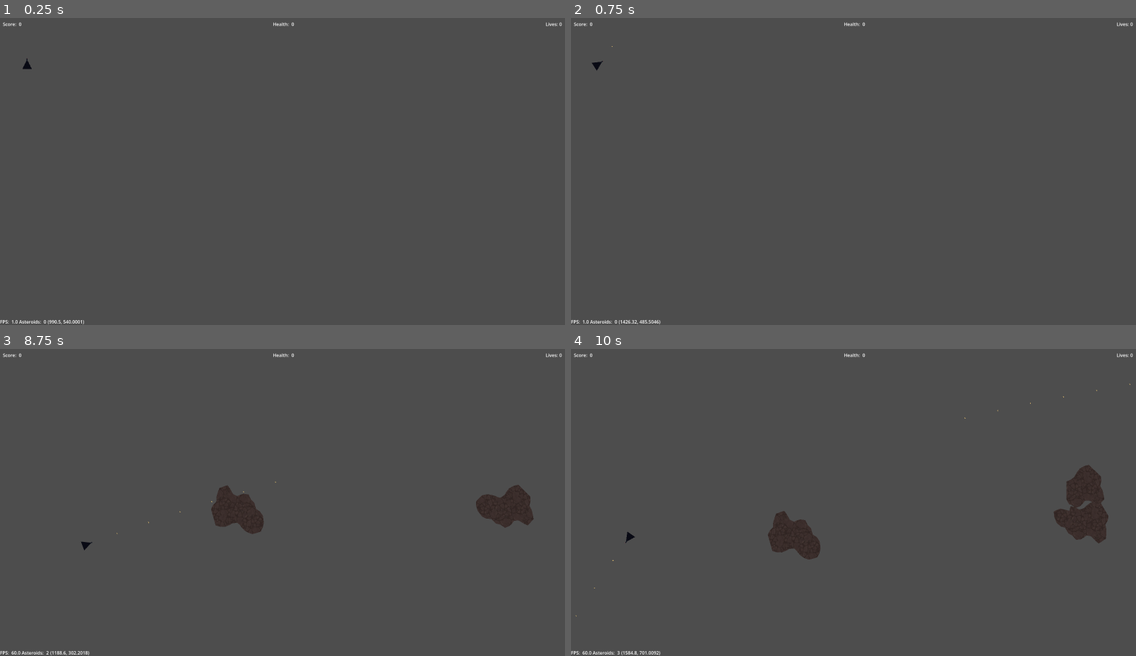
Above: before the commit, frames 1-4 (two rows, left to right).
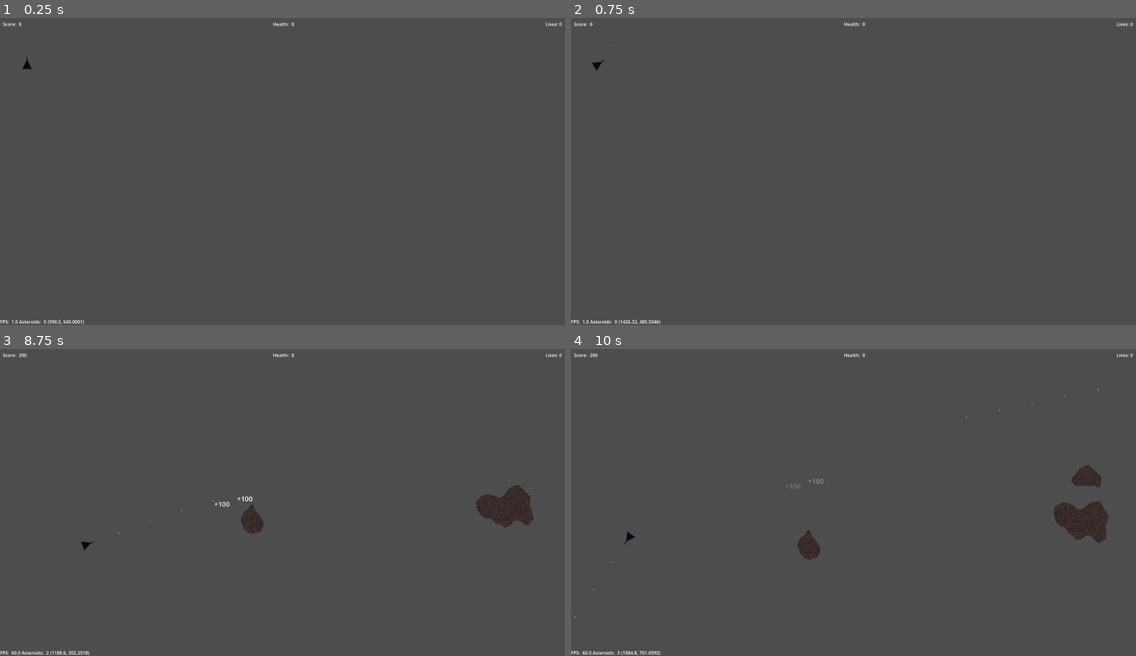
Above: after the commit, the same moments.

Repository: lynch16/Asteroids2D
Game: Godot game, scene res://main.tscn
Same seed, same stepped clock (60 frames per second), same inputs: the game is played once before the commit and once after it.
Inputs (mouse positions are in pixels of both pictures, inside the frame that each line leads up to):
- Up to frame 1 (0.25 s): no input
- Up to frame 2 (0.75 s): tap Enter at 0.5 s; move the mouse to (977, 156) at 0.52 s; hold D (yaw_right) from 0.53 s (still down); hold Space (fire_weapon) from 0.53 s (still down)
- Up to frame 3 (8.75 s): move the mouse to (169, 517) at 1.27 s; release D (yaw_right) at 1.28 s; release Space (fire_weapon) at 1.28 s; hold S (brake) 1.28-2.03 s; click (169, 517) at 1.35 s; tap Enter at 2 s; move the mouse to (339, 434) at 2.02 s; hold D (yaw_right) 2.03-2.78 s; hold Space (fire_weapon) 2.03-2.78 s; move the mouse to (254, 563) at 2.77 s; hold W (thrust) 2.78-3.53 s; click (254, 563) at 2.85 s; move the mouse to (452, 548) at 3.52 s; hold Space (fire_weapon) 3.53-4.28 s; hold A (yaw_left) 3.53-5.03 s; move the mouse to (113, 456) at 4.27 s; click (113, 456) at 4.35 s; move the mouse to (310, 502) at 5.02 s; hold S (brake) 5.03-5.78 s; hold Space (fire_weapon) 5.03-5.78 s; move the mouse to (197, 425) at 5.77 s; hold D (yaw_right) 5.78-6.53 s; click (197, 425) at 5.85 s; move the mouse to (406, 487) at 6.52 s; hold W (thrust) 6.53-7.28 s; hold Space (fire_weapon) 6.53-7.28 s; move the mouse to (169, 517) at 7.27 s; hold D (yaw_right) 7.28-8.03 s; click (169, 517) at 7.35 s; move the mouse to (339, 434) at 8.02 s; hold S (brake) from 8.03 s (still down); hold Space (fire_weapon) from 8.03 s (still down)
- Up to frame 4 (10 s): move the mouse to (825, 563) at 8.77 s; release S (brake) at 8.78 s; release Space (fire_weapon) at 8.78 s; hold A (yaw_left) 8.78-9.53 s; click (825, 563) at 8.85 s; move the mouse to (1023, 548) at 9.52 s; hold W (thrust) from 9.53 s (still down); hold Space (fire_weapon) from 9.53 s (still down)

The runs differ from the first frame. In frame 1, less than 0.1% of the frame differs, in the area x 4-5%, y 12-14%; in frame 2, less than 0.1%; in frame 3, 0.7%; in frame 4, 1.1%, in the area x 0-99%, y 1-88%.
Error before the commit: Parse Error: Identifier "last_position" not declared in the current scope. (res://Models/EntityModules/Damage/Hit/mesh_deform_hitbox_2d.gd:41)

Commit message:
Convert mesh deformation to a damage result

Diff:
--- a/Models/Asteroid/AsteroidManager.gd
+++ b/Models/Asteroid/AsteroidManager.gd
@@ -14,7 +14,6 @@
 	var folder_parts := script_path.split("/");
 	folder_parts.remove_at(folder_parts.size() - 1);
 	var folder_path := "/".join(folder_parts);
-	print("folder_path: ", folder_path);
 	var asteroid_mesh_dir := DirAccess.open(folder_path + "/AsteroidMesh");
 	assert(asteroid_mesh_dir != null);
 
--- a/Models/Asteroid/asteroid.gd
+++ b/Models/Asteroid/asteroid.gd
@@ -14,6 +14,7 @@
 	var damage_results := [
 		invincible_damage_result,
 		ScoreDamageResult.new(),
+		MeshDeformDamageResult.new(),
 		ParticlesDamageResult.new(),
 		ApplyDamageResult.new(),
 	];
@@ -66,3 +67,10 @@
 func _destroy() -> void:
 	call_deferred("queue_free");
 	# TODO: Destroy animation
+
+func deform_mesh(collision_point: Vector2, collision_angle: float, collision_deformation_shapes: Array[MeshDeformationShape]) -> void:
+	hurtbox.deformable_mesh_2d.deform_group(
+		collision_point,
+		collision_angle,
+		collision_deformation_shapes
+	);
--- a/Models/Asteroid/asteroid.tscn
+++ b/Models/Asteroid/asteroid.tscn
@@ -7,10 +7,6 @@
 [ext_resource type="Resource" uid="uid://b7e8v7dqyxo0j" path="res://Models/Asteroid/AsteroidMesh/peanut_collision_mesh_group.tres" id="3_tsxo3"]
 [ext_resource type="Script" uid="uid://cygds17dquvpr" path="res://TileMap/MarchingSquares/GameObjects/MeshDeformationShapes/mesh_deformation_shape.gd" id="4_gw6yr"]
 [ext_resource type="Script" uid="uid://deqvt75qdcfcl" path="res://TileMap/MarchingSquares/GameObjects/MeshDeformationShapes/slice_mesh_deformation_shape.gd" id="5_rr1y8"]
-[ext_resource type="Script" uid="uid://l6occnfuxuon" path="res://Models/EntityModules/Damage/Hurt/DamageResults/invincible_frames_damage_result.gd" id="8_tsxo3"]
-[ext_resource type="Script" uid="uid://dhchi74lu51yr" path="res://Models/EntityModules/Damage/Hurt/DamageResults/apply_damage_result.gd" id="9_h8hu4"]
-[ext_resource type="Script" uid="uid://yp8x320gf3ox" path="res://Models/EntityModules/Damage/Hurt/DamageResults/score_damage_result.gd" id="10_h8hu4"]
-[ext_resource type="Script" uid="uid://wuycf5ewttof" path="res://Models/Asteroid/particles_damage_result.gd" id="11_jywkw"]
 [ext_resource type="Material" uid="uid://clbg8ojd63j4i" path="res://Models/Asteroid/asteroid_particle_process_material.tres" id="11_qdhb0"]
 [ext_resource type="Script" uid="uid://cus0x6vu8yvl2" path="res://Models/Asteroid/asteroid_damage_particles.gd" id="12_jywkw"]
 
@@ -20,6 +16,7 @@
 
 [sub_resource type="Resource" id="Resource_ssro7"]
 script = ExtResource("5_rr1y8")
+line_width = 64
 damage = 1.0
 metadata/_custom_type_script = "uid://deqvt75qdcfcl"
 
@@ -49,25 +46,6 @@
 radius = 16.0
 affect_navigation_mesh = true
 
-[node name="DamageResults" type="Node" parent="." unique_id=506394133]
-unique_name_in_owner = true
-
-[node name="InvincibleFramesDamageResult" type="Node" parent="DamageResults" unique_id=781789187]
-script = ExtResource("8_tsxo3")
-metadata/_custom_type_script = "uid://l6occnfuxuon"
-
-[node name="ScoreDamageResult" type="Node" parent="DamageResults" unique_id=319275542]
-script = ExtResource("10_h8hu4")
-metadata/_custom_type_script = "uid://yp8x320gf3ox"
-
-[node name="ParticlesDamageResult" type="Node" parent="DamageResults" unique_id=1166773443]
-script = ExtResource("11_jywkw")
-metadata/_custom_type_script = "uid://wuycf5ewttof"
-
-[node name="ApplyDamageResult" type="Node" parent="DamageResults" unique_id=1966450679]
-script = ExtResource("9_h8hu4")
-metadata/_custom_type_script = "uid://dhchi74lu51yr"
-
 [node name="AsteroidDamageParticles" type="GPUParticles2D" parent="." unique_id=382904738]
 visible = false
 amount = 50
--- a/Models/EntityModules/Damage/Hit/deal_damage.gd
+++ b/Models/EntityModules/Damage/Hit/deal_damage.gd
@@ -7,9 +7,11 @@
 
 func _init(
 	p_combat_stats: CombatStats,
-	p_hit_log: HitLog = null
+	p_owner_node: Node = null,
+	p_hit_log: HitLog = null,
 ) -> void:
 	combat_stats = p_combat_stats;
+	owner_node = p_owner_node;
 	hit_log = p_hit_log;
 
 func damage(target_node: Node, hit_position: Vector2, hit_angle: float) -> void:
--- a/Models/EntityModules/Damage/Hit/hitbox_2d.gd
+++ b/Models/EntityModules/Damage/Hit/hitbox_2d.gd
@@ -24,14 +24,14 @@
 # Called when the node enters the scene tree for the first time.
 func _ready() -> void:
 	monitorable = false;
-	area_shape_entered.connect(_on_body_shape_entered);
+	area_shape_entered.connect(_on_area_shape_entered);
 
 	deal_damage = DealDamage.new(
 		attacker_combat_stats,
-		hit_log
+		owner_node,
+		hit_log,
 	);
 	add_child(deal_damage);
-	deal_damage.owner_node = owner_node;
 
 	if (lifetime > 0.0):
 		var timer := Timer.new();
@@ -46,7 +46,7 @@
 		collision_shape.shape = shape;
 		add_child(collision_shape);
 
-func _on_body_shape_entered(_body_rid: RID, body: Node2D, body_shape_index: int, local_shape_index: int) -> void:
+func _on_area_shape_entered(_body_rid: RID, body: Node2D, body_shape_index: int, local_shape_index: int) -> void:
 	if (body is Area2D):
 		var collision_body: Area2D = body;
 		var body_shape_owner := collision_body.shape_find_owner(body_shape_index);
--- a/Models/EntityModules/Damage/Hit/mesh_deform_hitbox_2d.gd
+++ /dev/null
@@ -1,47 +0,0 @@
-class_name MeshDeformHitbox2D
-extends Hitbox2D
-
-var mesh_deformation_shapes: Array[MeshDeformationShape] = [];
-
-func _init(
-	p_attacker_combat_stats: CombatStats = CombatStats.new(),
-	p_lifetime: float = 0.0,
-	p_shape: Shape2D = null,
-	p_hitlog: HitLog = null,
-	p_owner_node: Node = null,
-	p_mesh_deformation_shapes: Array[MeshDeformationShape] = [],
-) -> void:
-	super(p_attacker_combat_stats, p_lifetime, p_shape, p_hitlog, p_owner_node);
-	mesh_deformation_shapes = p_mesh_deformation_shapes;
-
-func _ready() -> void:
-	super();
-	area_shape_entered.connect(_on_mesh_shape_entered);
-
-func _on_mesh_shape_entered(_body_rid: RID, body: Node2D, body_shape_index: int, local_shape_index: int) -> void:
-	if (body is Area2D):
-		var collision_body: Area2D = body;
-		var body_shape_owner := collision_body.shape_find_owner(body_shape_index);
-		var body_collider := collision_body.shape_owner_get_owner(body_shape_owner);
-
-		var local_shape_owner := shape_find_owner(local_shape_index);
-		var local_collider := shape_owner_get_owner(local_shape_owner);
-
-		if (body_collider is DeformableMeshCollider2D):
-			var mesh_collider: DeformableMeshCollider2D = body_collider;
-			var local_mesh_collider: CollisionShape2D = local_collider;
-			var collision_points := local_mesh_collider.shape.collide_and_get_contacts(
-				local_mesh_collider.global_transform,
-				mesh_collider.shape,
-				mesh_collider.global_transform
-			);
-
-			if (collision_points.size() > 0):
-				var impact_point: Vector2 = collision_points.get(0);
-				var impact_angle := last_position.angle_to(impact_point);
-
-				mesh_collider.apply_group_deformation(
-					mesh_collider.to_local(impact_point),
-					impact_angle,
-					mesh_deformation_shapes,
-				);
--- /dev/null
+++ b/Models/EntityModules/Damage/Hurt/DamageResults/mesh_deform_damage_result.gd
@@ -0,0 +1,19 @@
+class_name MeshDeformDamageResult
+extends DamageResult
+
+func on_damage(
+	_damage_dealt: float,
+	damager_node: Node,
+	hit_position: Vector2,
+	hit_angle: float
+) -> bool:
+	if (damageable.owner_node is Asteroid):
+		var asteroid: Asteroid = damageable.owner_node;
+		var deformation_shapes: Array[MeshDeformationShape] = [];
+		if (damager_node.get("mesh_deformation_shapes") == null):
+			printerr("Damager node " + damager_node.name + " does not have a 'mesh_deformation_shapes' property, defaulting to empty array for mesh deformation shapes");
+		else:
+			deformation_shapes = damager_node.get("mesh_deformation_shapes");
+		asteroid.deform_mesh(hit_position, hit_angle, deformation_shapes);
+
+	return true;
--- a/Models/EntityModules/Damage/Hurt/DamageResults/score_damage_result.gd
+++ b/Models/EntityModules/Damage/Hurt/DamageResults/score_damage_result.gd
@@ -11,14 +11,11 @@
 var score_timer: Timer;
 
 func on_damage(_damage_dealt: float, _damager_node: Node, _hit_position: Vector2, _hit_angle: float) -> bool:
-	if (_damager_node && _damager_node.is_in_group("player")):
+	if (_damager_node && (_damager_node.is_in_group("player") || _damager_node.is_in_group("player_weapon"))):
 		ScoreManager.add_score(score_value);
 		var score_popup := ScorePopup.new();
 		score_popup.score_value = score_value;
 		score_popup.global_position = _hit_position;
-
-		print("SCORE");
-
 		get_tree().current_scene.add_child(score_popup);
 
 	return true;
--- a/Models/EntityModules/Damage/Hurt/mesh_deform_hit_hurtbox_2d.gd
+++ b/Models/EntityModules/Damage/Hurt/mesh_deform_hit_hurtbox_2d.gd
@@ -1,5 +1,6 @@
 class_name MeshDeformHitHurtbox2D
 extends MeshDeformHurtbox2D
+## The generated collisions from MS_CollisionMeshGroup are used as both the hitbox and hurtbox.
 
 var lifetime: float;
 var hit_log: HitLog;
@@ -24,10 +25,11 @@
 	super();
 	monitoring = true;
 	monitorable = true;
-	area_shape_entered.connect(_on_mesh_shape_entered);
+	area_shape_entered.connect(_on_area_shape_entered);
 
 	deal_damage = DealDamage.new(
 		combat_stats,
+		owner_node,
 		hit_log
 	);
 	add_child(deal_damage);
@@ -40,7 +42,7 @@
 		add_child(timer);
 		timer.start();
 
-func _on_mesh_shape_entered(_body_rid: RID, body: Node2D, body_shape_index: int, local_shape_index: int) -> void:
+func _on_area_shape_entered(_body_rid: RID, body: Node2D, body_shape_index: int, local_shape_index: int) -> void:
 	if (body is Area2D):
 		var collision_body: Area2D = body;
 		var body_shape_owner := collision_body.shape_find_owner(body_shape_index);
@@ -58,11 +60,8 @@
 				mesh_collider.global_transform
 			);
 
-			print("collision_points: " + str(collision_points));
-
 			if (collision_points.size() > 0):
 				var mesh_impact_point: Vector2 = collision_points.get(0);
 				var local_impact_point: Vector2 = collision_points.get(1);
-				var impact_angle := (mesh_impact_point - local_impact_point).normalized();
-				print("impact_point: " + str(impact_angle.angle()));
+				var impact_angle := (local_impact_point - mesh_impact_point).normalized();
 				deal_damage.damage(body, mesh_impact_point, impact_angle.angle());
--- a/Models/EntityModules/Damage/Hurt/mesh_deform_hurtbox_2d.gd
+++ b/Models/EntityModules/Damage/Hurt/mesh_deform_hurtbox_2d.gd
@@ -1,9 +1,9 @@
 class_name MeshDeformHurtbox2D
 extends Hurtbox2D
+## Instantiates an MS_CollisionMeshGroup as DeformableMesh2D as the shape of a Hurtbox
 
 @export var collision_mesh_group: MS_CollisionMeshGroup;
 
-var last_position: Vector2;
 var mesh_deformation_shapes: Array[MeshDeformationShape] = [];
 var deformable_mesh_2d: DeformableMesh2D;
 
@@ -27,14 +27,6 @@
 	deformable_mesh_2d.all_colliders_destroyed.connect(_all_colliders_destroyed);
 	add_child(deformable_mesh_2d);
 
-# Called when the node enters the scene tree for the first time.
-func _ready() -> void:
-	super();
-	area_shape_entered.connect(_on_body_shape_entered);
-
-func _physics_process(_delta: float) -> void:
-	last_position = global_position;
-
 func _spawn_new_group(new_group: MS_CollisionMeshGroup) -> void:
 	spawn_new_group.emit(new_group);
 
@@ -43,32 +35,3 @@
 
 func get_colliders() -> Array[DeformableMeshCollider2D]:
 	return deformable_mesh_2d.get_colliders();
-
-# TODO: This should be a damage result to apply invincibility frames
-func _on_body_shape_entered(_body_rid: RID, body: Node2D, body_shape_index: int, local_shape_index: int) -> void:
-	if (body is Area2D):
-		var collision_body: Area2D = body;
-		var body_shape_owner := collision_body.shape_find_owner(body_shape_index);
-		var body_collider := collision_body.shape_owner_get_owner(body_shape_owner);
-
-		var local_shape_owner := shape_find_owner(local_shape_index);
-		var local_collider := shape_owner_get_owner(local_shape_owner);
-
-		if (body_collider is DeformableMeshCollider2D):
-			var mesh_collider: DeformableMeshCollider2D = body_collider;
-			var local_mesh_collider: CollisionShape2D = local_collider;
-			var collision_points := local_mesh_collider.shape.collide_and_get_contacts(
-				local_mesh_collider.global_transform,
-				mesh_collider.shape,
-				mesh_collider.global_transform
-			);
-
-			if (collision_points.size() > 0):
-				var impact_point: Vector2 = collision_points.get(0);
-				var impact_angle := last_position.angle_to(impact_point);
-
-				mesh_collider.apply_group_deformation(
-					mesh_collider.to_local(impact_point),
-					impact_angle,
-					mesh_deformation_shapes,
-				);
--- a/Models/EntityModules/Weapons/Projectiles/projectile.gd
+++ b/Models/EntityModules/Weapons/Projectiles/projectile.gd
@@ -11,24 +11,29 @@
 var aim_point: Vector2 = Vector2.RIGHT;
 var target: Node2D;
 var last_position: Vector2;
-var hitbox: MeshDeformHitbox2D;
+var hitbox: Hitbox2D;
+var weapon: Weapon;
 
 func on_create(
-	weapon: Weapon,
+	_weapon: Weapon,
 	weapon_aim_point: Vector2,
 ) -> void:
+	weapon = _weapon;
 	global_position = weapon.global_position;
 	global_rotation = weapon.global_rotation;
 	aim_point = weapon_aim_point;
-	hitbox = MeshDeformHitbox2D.new(
+	hitbox = Hitbox2D.new(
 		_combat_stats,
 		0.0,
 		collision_shape,
 		null,
-		weapon.owner_character,
-		mesh_deformation_shapes,
+		self,
 	);
 	add_child(hitbox);
+	hitbox.area_entered.connect(_release_on_hit);
+
+func _release_on_hit(_node: Area2D) -> void:
+	queue_free();
 
 func on_start(
 	base_velocity: Vector2,
--- a/Models/Player/player.tscn
+++ b/Models/Player/player.tscn
@@ -75,7 +75,7 @@
 node = NodePath("..")
 
 [node name="PlayerWeapons" type="Node2D" parent="." unique_id=587398542 node_paths=PackedStringArray("character")]
-position = Vector2(0, -13)
+position = Vector2(0, -19)
 script = ExtResource("6_47e7v")
 weapon_to_equip = ExtResource("7_mdxrt")
 character = NodePath("..")
--- a/TileMap/MarchingSquares/GameObjects/MeshDeformationShapes/slice_mesh_deformation_shape.gd
+++ b/TileMap/MarchingSquares/GameObjects/MeshDeformationShapes/slice_mesh_deformation_shape.gd
@@ -1,5 +1,7 @@
 class_name SliceMeshDeformationShape
 extends MeshDeformationShape
+
+@export var line_width: int = 32;
 
 func apply_vector(
 	hitbox: PackedVector2Array,
@@ -16,7 +18,7 @@
 	corner_sampling: Dictionary[Vector2, float],
 ) -> Dictionary[Vector2, float]:
 	var hit_line := PackedVector2Array([collision_point, (collision_point * 5000).rotated(collision_angle)]);
-	var hitbox := Geometry2D.offset_polyline(hit_line, 32)[0];
+	var hitbox := Geometry2D.offset_polyline(hit_line, line_width)[0];
 	var new_corners: Dictionary[Vector2, float] = {};
 	return corner_sampling.keys().reduce(
 		func (updated_corners: Dictionary[Vector2, float], key: Vector2) -> Dictionary[Vector2, float]:
--- a/TileMap/MarchingSquares/GameObjects/deformable_mesh_2d.gd
+++ b/TileMap/MarchingSquares/GameObjects/deformable_mesh_2d.gd
@@ -52,14 +52,14 @@
 	spawn_new_group.emit(new_group);
 
 func deform_group(
-	collidion_point: Vector2,
+	collision_point: Vector2,
 	collision_angle: float,
 	mesh_deformation_shapes: Array[MeshDeformationShape],
 ) -> void:
 	for mesh_collider in _deformable_mesh_collisions:
 		if (is_instance_valid(mesh_collider)):
 			mesh_collider.apply_mesh_deformation(
-				collidion_point,
+				mesh_collider.to_local(collision_point),
 				collision_angle,
 				mesh_deformation_shapes
 			)
--- a/TileMap/MarchingSquares/GameObjects/deformable_mesh_collider_2D.gd
+++ b/TileMap/MarchingSquares/GameObjects/deformable_mesh_collider_2D.gd
@@ -61,7 +61,6 @@
 	return _collision_mesh;
 
 func _release_collider() -> void:
-	print("RELEASE");
 	queue_free();
 
 func update_collider() -> void:
@@ -123,14 +122,3 @@
 		mesh_deformation_shapes
 	);
 	update_collider();
-
-func apply_group_deformation(
-	collidion_point: Vector2,
-	collision_angle: float,
-	mesh_deformation_shapes: Array[MeshDeformationShape],
-) -> void:
-	collision_mesh_group.deform_group(
-		collidion_point,
-		collision_angle,
-		mesh_deformation_shapes
-	)
--- a/TileMap/MarchingSquares/marching_squares_editor.tscn
+++ b/TileMap/MarchingSquares/marching_squares_editor.tscn
@@ -23,7 +23,7 @@
 offset_top = 334.0
 offset_right = 156.0
 offset_bottom = 357.0
-text = "(-799.4805, 5071.506)"
+text = "(-1233.545, -396.1819)"
 
 [node name="StagingArea" type="Node2D" parent="." unique_id=463051782]
 position = Vector2(18, 44)
Not shown, removed: Models/EntityModules/Damage/Hit/mesh_deform_hitbox_2d.gd.uid
Not shown, added: Models/EntityModules/Damage/Hurt/DamageResults/mesh_deform_damage_result.gd.uid
